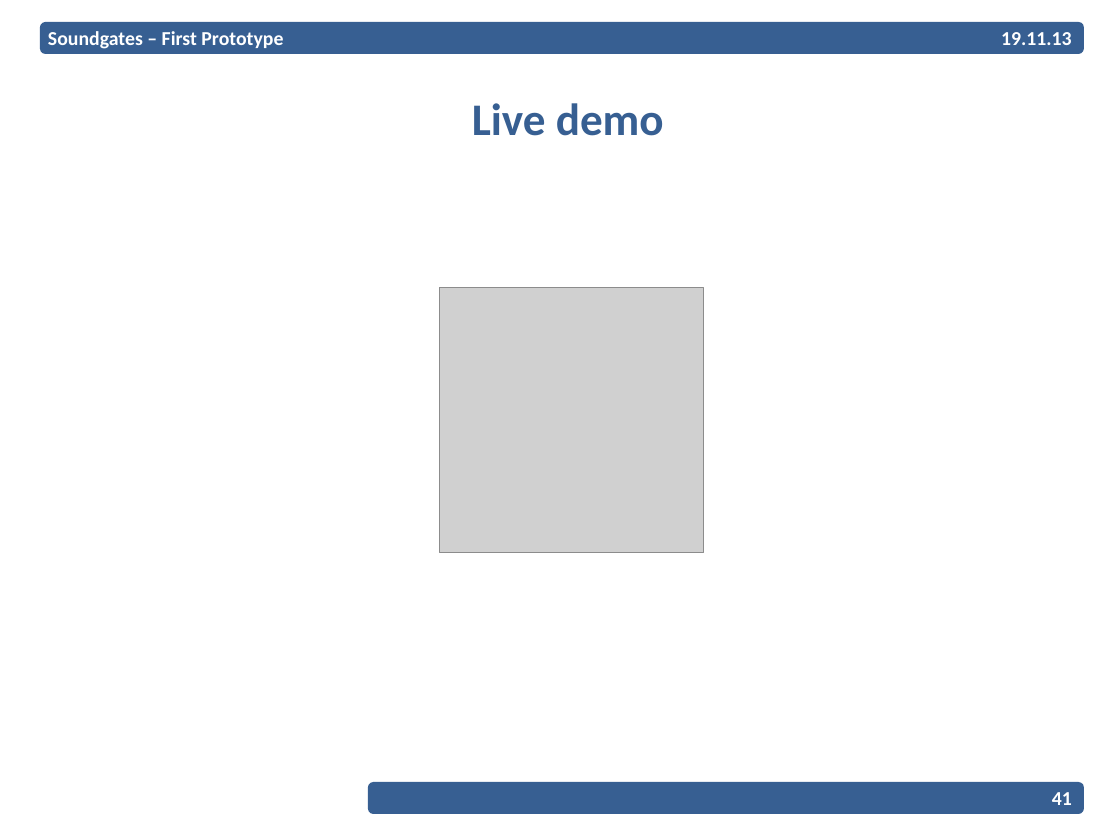
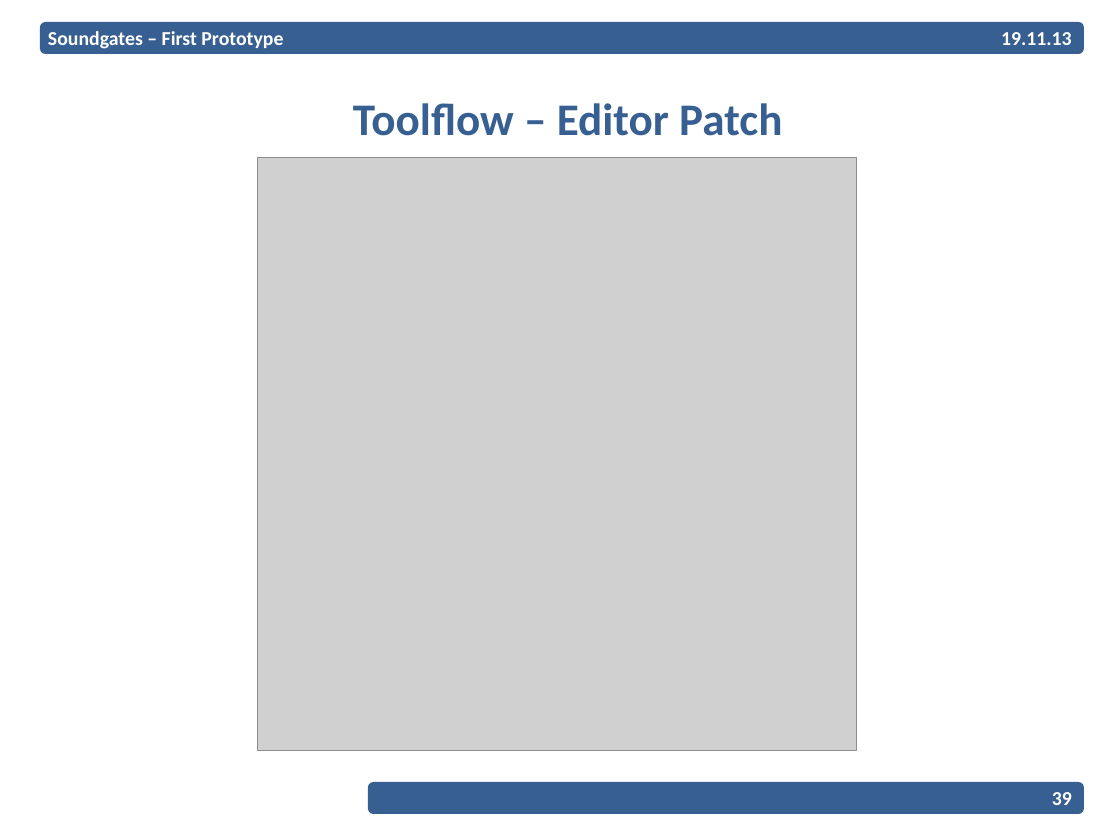
Before and after one commit to EPiCS/soundgates, a slide deck: slide 39 of documents/milestone1-2-presentation/Presentation.odp (slide 41 before the commit). Drawn at 1120x840 pixels with LibreOffice and Linux fonts; fonts in the diff are those of the drawing; grey boxes stand for pictures; background and template pictures are left out. Boxes give left, top, right and bottom in pixels: in the first picture for what was removed or moved away, otherwise in the second. Text is boxed around its words. In the diff, an @@ line names an element or a change of style, - is before the commit and + after.

Commit message:
added screenshots to presentation

```diff
--- a/documents/milestone1-2-presentation/Presentation.odp
+++ b/documents/milestone1-2-presentation/Presentation.odp
@@ title at (353,103,782,136): text changed @@
-Live demo
+Toolflow – Editor Patch
@@ picture: place and size @@
-picture at (440,288,704,552)
+picture at (258,158,858,751)
@@ page number at (1052,792,1072,805): text changed @@
-41
+39
```
Also in this commit, not shown: 8 other slides changed, 1 slide added.
